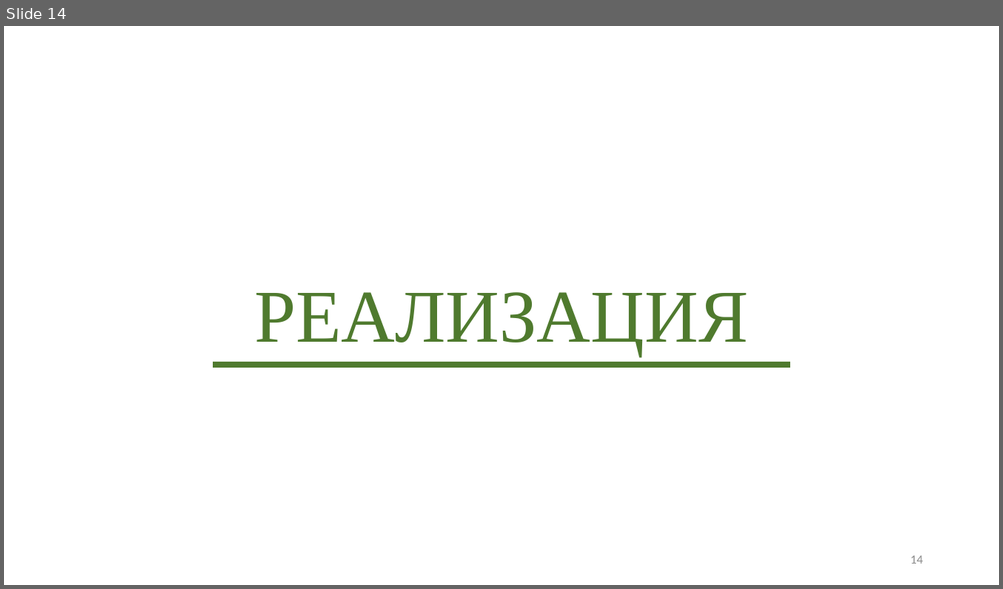
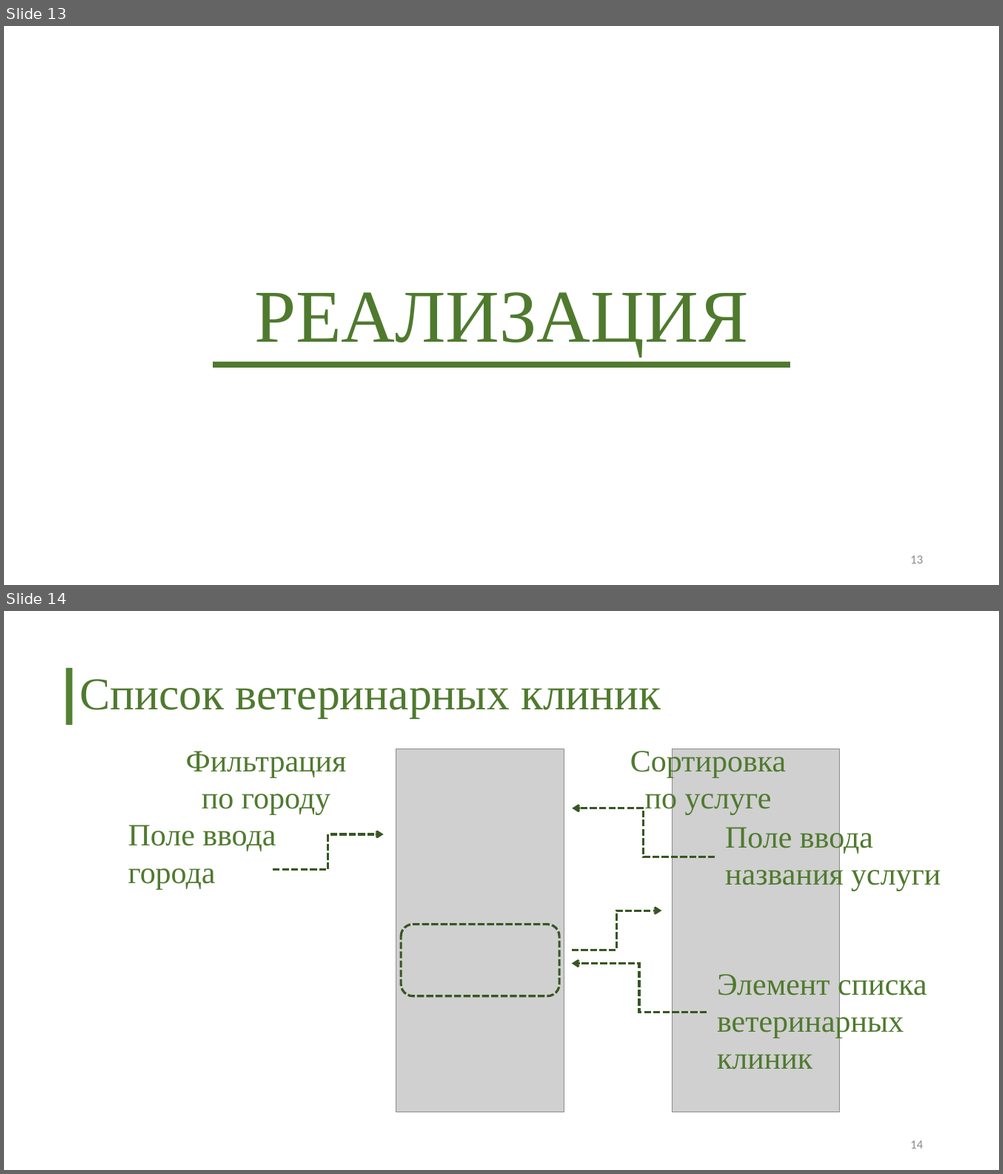
Before and after one commit to polyafedosova/TP-5.2-5, a slide deck: Documentation/Презентация.pptx. Shown one above the other, each under a label of ours: slide 14 before the commit, slides 13 and 14 after it. The pictures are 1003x589 and 1003x1174 pixels, drawn with LibreOffice and Linux fonts; fonts in the diff are those of the drawing; grey boxes stand for pictures. Boxes give left, top, right and bottom in pixels: in the first picture for what was removed or moved away, otherwise in the second. Text is boxed around its words. In the diff, an @@ line names an element or a change of style, - is before the commit and + after.

```diff
--- a/Documentation/Презентация.pptx
+++ b/Documentation/Презентация.pptx
@@ slide 14 added at (4,611,999,1170), background #FFFFFF @@
@@ rectangle added at (65,668,72,725), fill #548235 @@
@@ title added at (79,679,660,718), 44 pt, text #4F7A2E @@
+Список ветеринарных клиник
@@ text added at (186,751,347,815), 30 pt, text #4F7A2E @@
+Фильтрация по городу
@@ picture added at (396,749,564,1113) @@
@@ text added at (630,747,785,815), 30 pt, text #4F7A2E @@
+Сортировка по услуге
@@ picture added at (671,749,839,1113) @@
@@ elbow arrow added from (715, 857) to (572, 809), #385723 2.25 pt dashed @@
@@ text added at (128,825,276,889), 30 pt, text #4F7A2E @@
+Поле ввода города
@@ text added at (725,823,940,891), 30 pt, text #4F7A2E @@
+Поле ввода названия услуги
@@ elbow arrow added from (273, 870) to (384, 834), #385723 2.25 pt dashed @@
@@ elbow arrow added from (572, 951) to (661, 911), #385723 2.25 pt dashed @@
@@ rounded rectangle added at (401,924,559,996), outline #385723 2.25 pt dashed @@
@@ elbow arrow added from (707, 1012) to (572, 964), #385723 2.25 pt dashed @@
@@ text added at (717,971,927,1070), 30 pt, text #4F7A2E @@
+Элемент списка ветеринарных клиник
@@ page number added at (910,1141,922,1149), 12 pt, text #8C8C8C @@
+14
@@ what was slide 14 is now slide 13 @@
@@ page number at (910,556,922,564): text changed @@
-14
+13
```
Also in this commit, not shown: 7 slides changed, 8 other slides added, 11 slides removed.
